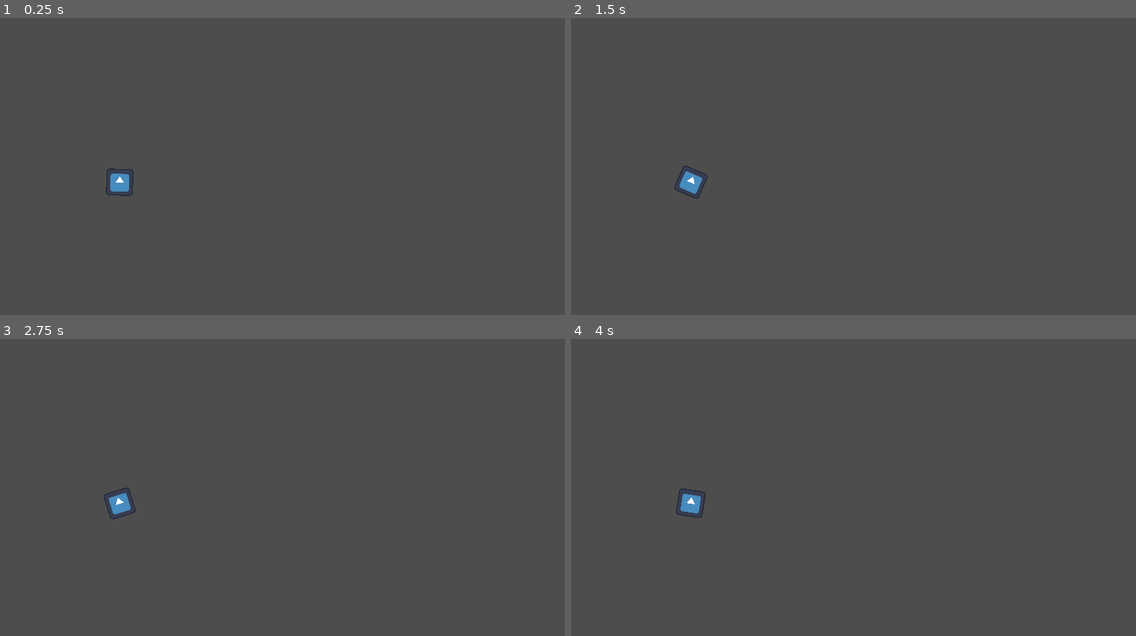
Above: before the commit, frames 1-4 (two rows, left to right).
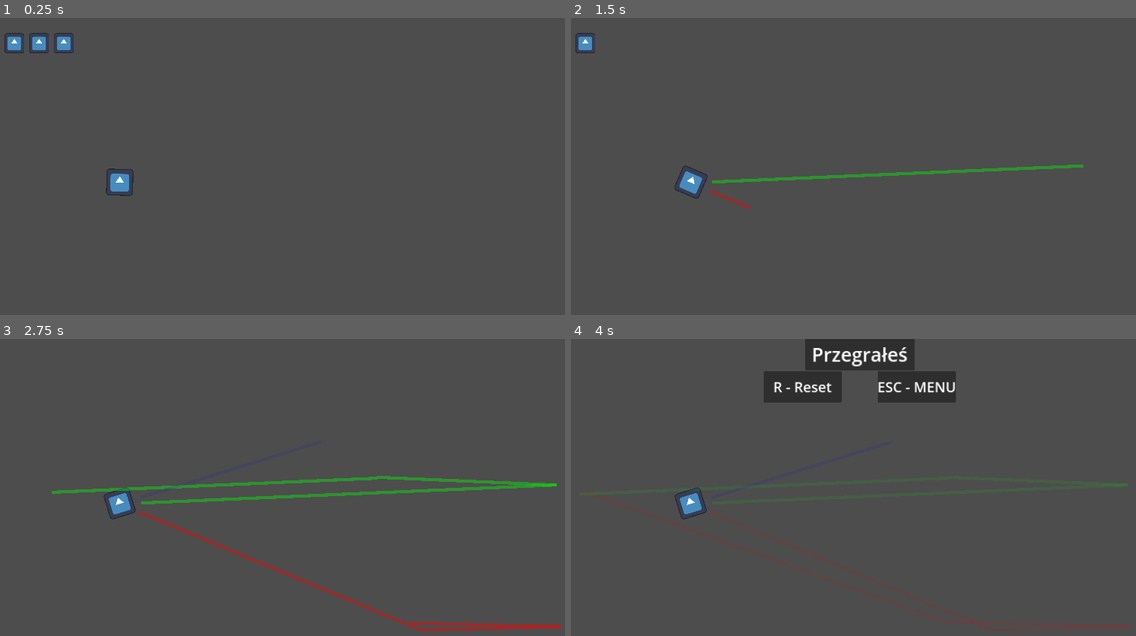
Above: after the commit, the same moments.

Repository: lolo111channel/GodocikJam
Game: Godot game, scene res://Levels/test_level.tscn
Same seed, same stepped clock (60 frames per second), same inputs: the game is played once before the commit and once after it. The engine's default icon, where the game draws it, is replaced by a stand-in: a white triangle on a blue panel in a dark square.
Inputs (mouse positions are in pixels of both pictures, inside the frame that each line leads up to):
- Up to frame 1 (0.25 s): no input
- Up to frame 2 (1.5 s): tap Enter at 0.5 s; move the mouse to (994, 169) at 0.52 s; click (994, 169) at 0.6 s; move the mouse to (740, 202) at 1.27 s; click (740, 202) at 1.35 s
- Up to frame 3 (2.75 s): move the mouse to (350, 434) at 2.02 s; click (350, 434) at 2.1 s
- Up to frame 4 (4 s): move the mouse to (830, 573) at 2.77 s; click (830, 573) at 2.85 s; move the mouse to (1039, 558) at 3.52 s; click (1039, 558) at 3.6 s

The runs differ from the first frame. In frame 1, 0.4% of the frame differs, in the area x 0-14%, y 5-12%; in frame 2, 0.9%; in frame 3, 2.7%; in frame 4, 5.0%, in the area x 18-100%, y 0-98%.

Commit message:
Enemies,Gameover and win UI

Diff:
--- a/Levels/test_level.tscn
+++ b/Levels/test_level.tscn
@@ -1,5 +1,6 @@
-[gd_scene load_steps=9 format=3 uid="uid://d067xvfowi50a"]
+[gd_scene load_steps=12 format=3 uid="uid://d067xvfowi50a"]
 
+[ext_resource type="PackedScene" uid="uid://d0oscsv4gu6c3" path="res://Scripts/UI/GameOver/game_over.tscn" id="1_03aps"]
 [ext_resource type="PackedScene" uid="uid://dawl00g8smvqm" path="res://Scripts/Player/player.tscn" id="1_64kgp"]
 [ext_resource type="PackedScene" uid="uid://dgpbddkqombrf" path="res://Scripts/Enemy/enemy.tscn" id="2_eraqa"]
 
@@ -18,10 +19,21 @@
 [sub_resource type="RectangleShape2D" id="RectangleShape2D_ewhk2"]
 size = Vector2(3245, 308.938)
 
+[sub_resource type="RectangleShape2D" id="RectangleShape2D_7mcbn"]
+size = Vector2(1471, 20)
+
 [sub_resource type="RectangleShape2D" id="RectangleShape2D_a5ieq"]
-size = Vector2(591.5, 324.531)
+size = Vector2(591.5, 217.983)
+
+[sub_resource type="RectangleShape2D" id="RectangleShape2D_3vve2"]
+size = Vector2(532.75, 33.2655)
 
 [node name="Test_Level" type="Node2D"]
+
+[node name="CanvasLayer" type="CanvasLayer" parent="." groups=["UI"]]
+
+[node name="GameOver" parent="CanvasLayer" instance=ExtResource("1_03aps")]
+visible = false
 
 [node name="Player" parent="." instance=ExtResource("1_64kgp")]
 position = Vector2(420, 528)
@@ -65,16 +77,24 @@
 debug_color = Color(0, 0, 0, 0.419608)
 
 [node name="CollisionShape2D5" type="CollisionShape2D" parent="BounceWall2"]
-position = Vector2(929, -1192)
+position = Vector2(1079, -308)
 rotation = -1.5708
-shape = SubResource("RectangleShape2D_ewhk2")
+shape = SubResource("RectangleShape2D_7mcbn")
 debug_color = Color(0, 0, 0, 0.419608)
 
 [node name="CollisionShape2D6" type="CollisionShape2D" parent="BounceWall2"]
-position = Vector2(796, 1110)
+position = Vector2(742.801, 1107.18)
 rotation = -1.51781
 shape = SubResource("RectangleShape2D_a5ieq")
 debug_color = Color(0, 0, 0, 0.419608)
 
+[node name="CollisionShape2D7" type="CollisionShape2D" parent="BounceWall2"]
+position = Vector2(265.625, 426.633)
+shape = SubResource("RectangleShape2D_3vve2")
+debug_color = Color(0, 0, 0, 0.419608)
+
 [node name="Enemy" parent="." instance=ExtResource("2_eraqa")]
 position = Vector2(1527, 308)
+
+[node name="Enemy2" parent="." instance=ExtResource("2_eraqa")]
+position = Vector2(686, 218)
--- a/Scripts/Bullet/bullet.gd
+++ b/Scripts/Bullet/bullet.gd
@@ -4,6 +4,8 @@
 
 func action(wall_name : String) -> void:
 	match wall_name:
+		"Enemy":
+			pass
 		"BounceWall":
 			pass
 		_:
--- a/Scripts/Enemy/enemy.gd
+++ b/Scripts/Enemy/enemy.gd
@@ -1,6 +1,13 @@
-extends Area2D
+extends StaticBody2D
 
+var area2D : Area2D
 
-func _on_area_entered(area):
+func _process(delta) -> void:
+	if is_instance_valid(area2D):
+		var distance = global_position.distance_to(area2D.global_position)
+		if distance >= 5.0:
+			queue_free()
+
+func _on_area_2d_area_entered(area):
 	if area.is_in_group("Bullet"):
-		queue_free()
+		area2D = area
--- a/Scripts/Enemy/enemy.tscn
+++ b/Scripts/Enemy/enemy.tscn
@@ -1,16 +1,26 @@
-[gd_scene load_steps=3 format=3 uid="uid://dgpbddkqombrf"]
+[gd_scene load_steps=4 format=3 uid="uid://dgpbddkqombrf"]
 
 [ext_resource type="Script" path="res://Scripts/Enemy/enemy.gd" id="1_gpc2k"]
 
 [sub_resource type="CircleShape2D" id="CircleShape2D_p5owj"]
 radius = 39.0128
 
-[node name="Enemy" type="Area2D"]
+[sub_resource type="CircleShape2D" id="CircleShape2D_8hytd"]
+radius = 41.0
+
+[node name="Enemy" type="StaticBody2D" groups=["Enemy"]]
 script = ExtResource("1_gpc2k")
 
 [node name="CollisionShape2D" type="CollisionShape2D" parent="."]
 rotation = -0.000747414
+scale = Vector2(1, 1)
 shape = SubResource("CircleShape2D_p5owj")
 debug_color = Color(0.533333, 0, 0.141176, 0.419608)
 
-[connection signal="area_entered" from="." to="." method="_on_area_entered"]
+[node name="Area2D" type="Area2D" parent="."]
+
+[node name="CollisionShape2D" type="CollisionShape2D" parent="Area2D"]
+shape = SubResource("CircleShape2D_8hytd")
+debug_color = Color(0.556863, 0, 0.101961, 0.419608)
+
+[connection signal="area_entered" from="Area2D" to="." method="_on_area_2d_area_entered"]
--- a/Scripts/Player/player.gd
+++ b/Scripts/Player/player.gd
@@ -3,21 +3,56 @@
 @onready var bullet_spawn : Node2D = $BulletSpawn
 @export var bullet_scene : PackedScene
 
+var ammo : int = 3
+
+var colors : Array[Color] = [
+	Color(1, 0, 0, 0.39215686917305),
+	Color(0, 1, 0, 0.39215686917305),
+	Color(0, 0, 1, 0.39215686917305)
+]
+
 func _physics_process(delta) -> void:
-	look_at(get_global_mouse_position())
+	if ammo > 0:
+		look_at(get_global_mouse_position())
 
 func _process(delta) -> void:
 
-	if Input.is_action_just_pressed("shoot"):
+	if ammo <= 0:
+		game_over()
+
+	if Input.is_action_just_pressed("reset"):
+		get_tree().reload_current_scene()
+
+	if Input.is_action_just_pressed("shoot") and ammo > 0:
 		var bullet : RigidBody2D = bullet_scene.instantiate()
 
-		#bullet.rotation_degrees = rotation_degrees
-		#bullet.dir = bullet_spawn.global_position.direction_to(get_global_mouse_position())
 
 		bullet.global_position = bullet_spawn.global_position
 		bullet.linear_velocity = bullet_spawn.global_position.direction_to(get_global_mouse_position()) * 1400
 
 		get_parent().add_child(bullet)
+		remove_ammo()
+		add_line_2d(bullet)
+
+func remove_ammo() -> void:
+	ammo -= 1
 
 
-		pass
+	var ammo_grid : GridContainer = $CanvasLayer/Ammo
+	if ammo_grid.get_child_count() > 0:
+		ammo_grid.get_children()[ammo_grid.get_child_count()-1].queue_free()
+
+func game_over() -> void:
+	if get_tree().get_nodes_in_group("Bullet").size() <= 0:
+		if get_tree().get_nodes_in_group("Enemy").size() > 0:
+			get_tree().get_nodes_in_group("UI")[0].get_node("GameOver").visible = true
+
+
+func add_line_2d(object : Node2D) -> void:
+	var bullet_path_scene : PackedScene = load("res://Scripts/line_2d.tscn")
+	var bullet_path : Line2D = bullet_path_scene.instantiate()
+
+	bullet_path.object = object
+	bullet_path.color = colors[ammo-1]
+
+	get_parent().add_child(bullet_path)
--- a/Scripts/Player/player.tscn
+++ b/Scripts/Player/player.tscn
@@ -15,3 +15,31 @@
 
 [node name="BulletSpawn" type="Node2D" parent="."]
 position = Vector2(67, 1)
+
+[node name="CanvasLayer" type="CanvasLayer" parent="."]
+
+[node name="Ammo" type="GridContainer" parent="CanvasLayer"]
+offset_left = 50.0
+offset_top = 49.0
+offset_right = 114.0
+offset_bottom = 113.0
+theme_override_constants/h_separation = 15
+columns = 3
+
+[node name="Ammo1" type="TextureRect" parent="CanvasLayer/Ammo"]
+custom_minimum_size = Vector2(64, 64)
+layout_mode = 2
+texture = ExtResource("1_3acx4")
+expand_mode = 1
+
+[node name="Ammo2" type="TextureRect" parent="CanvasLayer/Ammo"]
+custom_minimum_size = Vector2(64, 64)
+layout_mode = 2
+texture = ExtResource("1_3acx4")
+expand_mode = 1
+
+[node name="Ammo3" type="TextureRect" parent="CanvasLayer/Ammo"]
+custom_minimum_size = Vector2(64, 64)
+layout_mode = 2
+texture = ExtResource("1_3acx4")
+expand_mode = 1
--- /dev/null
+++ b/Scripts/UI/GameOver/game_over.tscn
@@ -0,0 +1,77 @@
+[gd_scene format=3 uid="uid://d0oscsv4gu6c3"]
+
+[node name="GameOver" type="Control"]
+layout_mode = 3
+anchors_preset = 15
+anchor_right = 1.0
+anchor_bottom = 1.0
+grow_horizontal = 2
+grow_vertical = 2
+
+[node name="GridContainer" type="GridContainer" parent="."]
+layout_mode = 1
+anchors_preset = 10
+anchor_right = 1.0
+offset_bottom = 100.0
+grow_horizontal = 2
+
+[node name="CenterContainer" type="CenterContainer" parent="GridContainer"]
+custom_minimum_size = Vector2(1920, 100)
+layout_mode = 2
+
+[node name="Panel" type="Panel" parent="GridContainer/CenterContainer"]
+custom_minimum_size = Vector2(350, 100)
+layout_mode = 2
+
+[node name="Label" type="Label" parent="GridContainer/CenterContainer/Panel"]
+layout_mode = 1
+anchors_preset = 15
+anchor_right = 1.0
+anchor_bottom = 1.0
+grow_horizontal = 2
+grow_vertical = 2
+theme_override_font_sizes/font_size = 61
+text = "Przegrałeś"
+horizontal_alignment = 1
+vertical_alignment = 1
+
+[node name="CenterContainer2" type="CenterContainer" parent="GridContainer"]
+custom_minimum_size = Vector2(1920, 100)
+layout_mode = 2
+
+[node name="GridContainer" type="GridContainer" parent="GridContainer/CenterContainer2"]
+layout_mode = 2
+theme_override_constants/h_separation = 115
+columns = 2
+
+[node name="Panel" type="Panel" parent="GridContainer/CenterContainer2/GridContainer"]
+custom_minimum_size = Vector2(250, 100)
+layout_mode = 2
+
+[node name="Label" type="Label" parent="GridContainer/CenterContainer2/GridContainer/Panel"]
+layout_mode = 1
+anchors_preset = 15
+anchor_right = 1.0
+anchor_bottom = 1.0
+grow_horizontal = 2
+grow_vertical = 2
+theme_override_font_sizes/font_size = 45
+text = "R - Reset"
+horizontal_alignment = 1
+vertical_alignment = 1
+
+[node name="Panel2" type="Panel" parent="GridContainer/CenterContainer2/GridContainer"]
+custom_minimum_size = Vector2(250, 100)
+layout_mode = 2
+
+[node name="Label" type="Label" parent="GridContainer/CenterContainer2/GridContainer/Panel2"]
+layout_mode = 1
+anchors_preset = 15
+anchor_right = 1.0
+anchor_bottom = 1.0
+grow_horizontal = 2
+grow_vertical = 2
+theme_override_font_sizes/font_size = 45
+text = "ESC - MENU"
+horizontal_alignment = 1
+vertical_alignment = 1
--- /dev/null
+++ b/Scripts/UI/Win/win.tscn
@@ -0,0 +1,31 @@
+[gd_scene format=3 uid="uid://d3tu0eht833vc"]
+
+[node name="Win" type="Control"]
+layout_mode = 3
+anchors_preset = 15
+anchor_right = 1.0
+anchor_bottom = 1.0
+grow_horizontal = 2
+grow_vertical = 2
+
+[node name="CenterContainer" type="CenterContainer" parent="."]
+layout_mode = 1
+anchors_preset = 10
+anchor_right = 1.0
+offset_bottom = 585.0
+grow_horizontal = 2
+
+[node name="Panel" type="Panel" parent="CenterContainer"]
+custom_minimum_size = Vector2(800, 400)
+layout_mode = 2
+
+[node name="Label" type="Label" parent="CenterContainer/Panel"]
+layout_mode = 1
+anchors_preset = 10
+anchor_right = 1.0
+offset_bottom = 23.0
+grow_horizontal = 2
+theme_override_font_sizes/font_size = 61
+text = "Wygrałeś"
+horizontal_alignment = 1
+vertical_alignment = 1
--- /dev/null
+++ b/Scripts/bullet_pos.gd
@@ -0,0 +1,15 @@
+extends Line2D
+
+var object : Node2D
+var color : Color = Color(0,0,0)
+
+func _ready() -> void:
+	default_color = color
+
+
+
+func _process(delta) -> void:
+	if is_instance_valid(object):
+		add_point(object.global_position)
+	else:
+		default_color = Color(color.r, color.g, color.b, 0.1)
--- /dev/null
+++ b/Scripts/line_2d.tscn
@@ -0,0 +1,6 @@
+[gd_scene load_steps=2 format=3 uid="uid://bdtn6ijqtih53"]
+
+[ext_resource type="Script" path="res://Scripts/bullet_pos.gd" id="1_ol334"]
+
+[node name="Line2D" type="Line2D"]
+script = ExtResource("1_ol334")
--- a/project.godot
+++ b/project.godot
@@ -30,6 +30,11 @@
 "events": [Object(InputEventMouseButton,"resource_local_to_scene":false,"resource_name":"","device":-1,"window_id":0,"a …(253 unchanged characters)…
 ]
 }
+reset={
+"deadzone": 0.5,
+"events": [Object(InputEventKey,"resource_local_to_scene":false,"resource_name":"","device":-1,"window_id":0,"alt_pressed":false,"shift_pressed":false,"ctrl_pressed":false,"meta_pressed":false,"pressed":false,"keycode":0,"physical_keycode":82,"key_label":0,"unicode":82,"echo":false,"script":null)
+]
+}
 
 [rendering]
 
